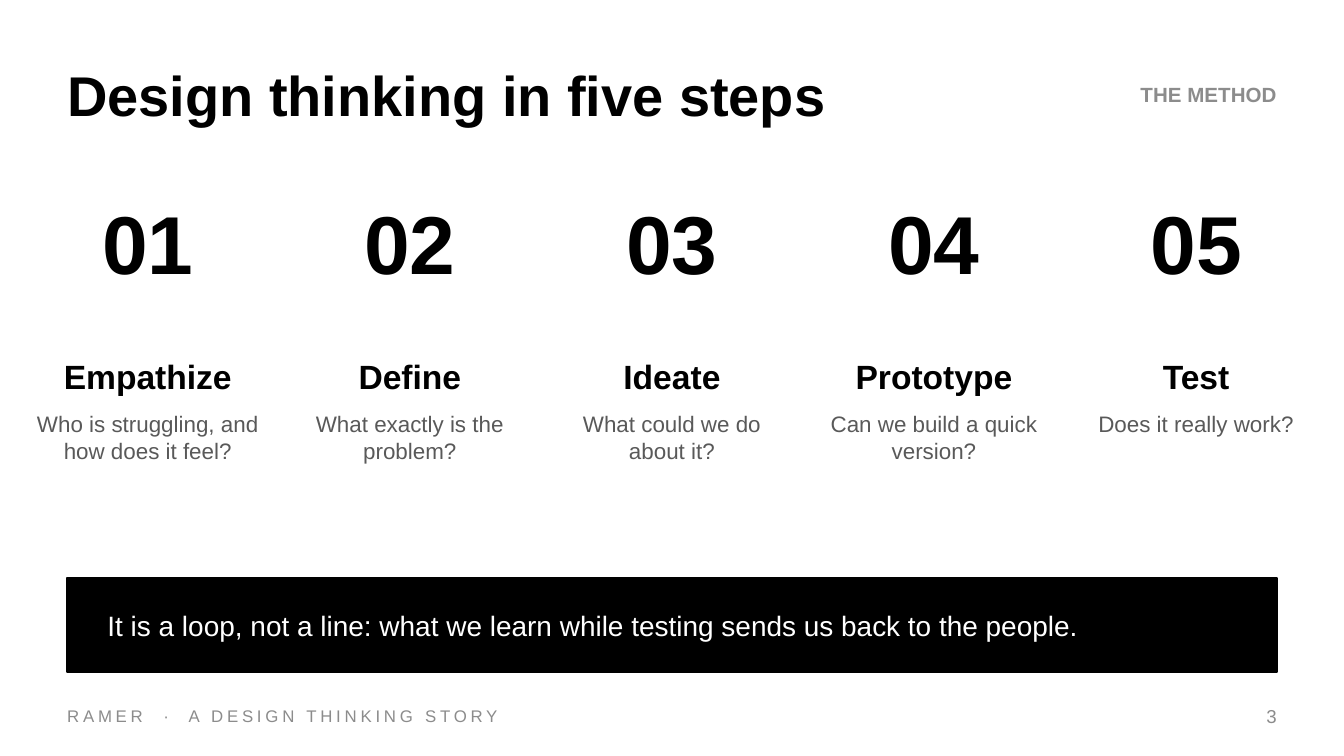
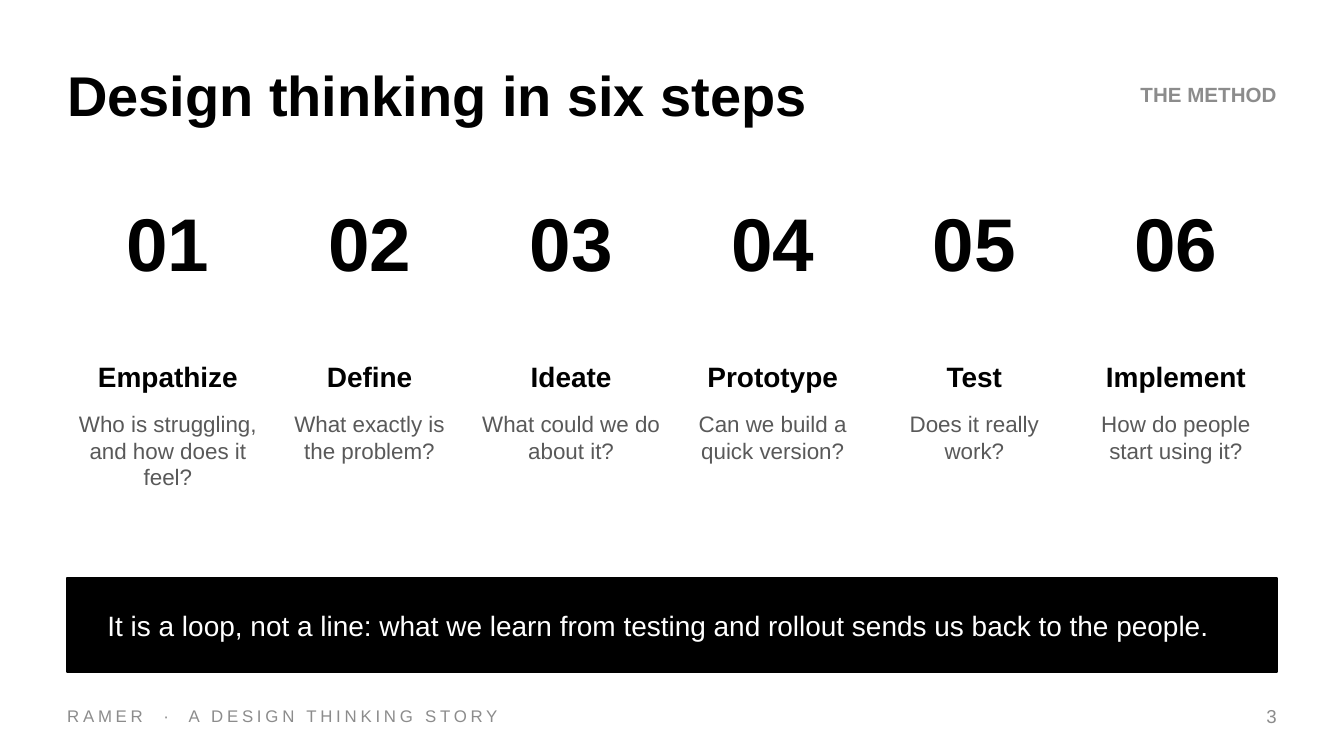
Before and after one commit to DrNeel11/tvarin, a slide deck: slide 3 of docs/Every_Last_Token.pptx. Drawn at 1344x756 pixels with LibreOffice and Linux fonts; fonts in the diff are those of the drawing. Boxes give left, top, right and bottom in pixels: in the first picture for what was removed or moved away, otherwise in the second. Text is boxed around its words. In the diff, an @@ line names an element or a change of style, - is before the commit and + after.

```diff
--- a/docs/Every_Last_Token.pptx
+++ b/docs/Every_Last_Token.pptx
@@ text at <box>67,75,806,126</box>: text changed @@
-Design thinking in five steps
+Design thinking in six steps
@@ text "01": place and size @@
-text "01" at <box>102,216,193,275</box>
+text "01" at <box>126,219,209,272</box>
@@ text "02": place and size @@
-text "02" at <box>364,216,455,275</box>
+text "02" at <box>328,219,411,272</box>
@@ text "03": place and size @@
-text "03" at <box>626,216,717,275</box>
+text "03" at <box>530,219,613,272</box>
@@ text "04": place and size @@
-text "04" at <box>888,216,979,275</box>
+text "04" at <box>731,219,814,272</box>
@@ size 44 to 40 pt in 5 elements at <box>126,219,209,272</box>, <box>328,219,411,272</box>, <box>530,219,613,272</box>, <box>731,219,814,272</box>, <box>933,219,1016,272</box> @@
@@ text "05": place and size @@
-text "05" at <box>1150,216,1241,275</box>
+text "05" at <box>933,219,1016,272</box>
@@ text added at <box>1134,219,1217,272</box>, 40 pt, text #000000, bold @@
+06
@@ text "Empathize": place and size @@
-text "Empathize" at <box>64,364,232,395</box>
+text "Empathize" at <box>98,366,238,392</box>
@@ text "Define": place and size @@
-text "Define" at <box>359,364,462,390</box>
+text "Define" at <box>327,366,412,388</box>
@@ text "Ideate": place and size @@
-text "Ideate" at <box>623,364,720,390</box>
+text "Ideate" at <box>531,366,612,388</box>
@@ text "Prototype": place and size @@
-text "Prototype" at <box>856,366,1013,395</box>
+text "Prototype" at <box>707,367,838,392</box>
@@ size 18 to 15 pt in 5 elements at <box>98,366,238,392</box>, <box>327,366,412,388</box>, <box>531,366,612,388</box>, <box>707,367,838,392</box>, <box>947,367,1002,388</box> @@
@@ text "Test": place and size @@
-text "Test" at <box>1163,366,1230,390</box>
+text "Test" at <box>947,367,1002,388</box>
@@ text added at <box>1106,366,1246,392</box>, 15 pt, text #000000, bold @@
+Implement
@@ text "Who is struggling, and how ..." rewrapped from <box>37,416,258,459</box> to <box>79,416,256,485</box> @@
@@ text "What exactly is the problem?" rewrapped from <box>316,416,503,464</box> to <box>294,416,444,464</box> @@
@@ text "What could we do about ...": place and size @@
-text "What could we do about ..." at <box>583,416,761,459</box>
+text "What could we do about ..." at <box>482,416,660,459</box>
@@ text "Can we build a quick ..." rewrapped from <box>831,416,1037,459</box> to <box>699,416,846,464</box> @@
@@ text "Does it really work?" rewrapped from <box>1098,416,1294,437</box> to <box>910,416,1038,459</box> @@
@@ text added at <box>1101,416,1250,464</box>, 12 pt, text #595959 @@
+How do people start using it?
@@ text at <box>107,615,1208,641</box>: text changed @@
-It is a loop, not a line: what we learn while testing sends us back to the people.
+It is a loop, not a line: what we learn from testing and rollout sends us back to the people.
```
Also in this commit, not shown: 7 other slides changed, 3 slides added.
